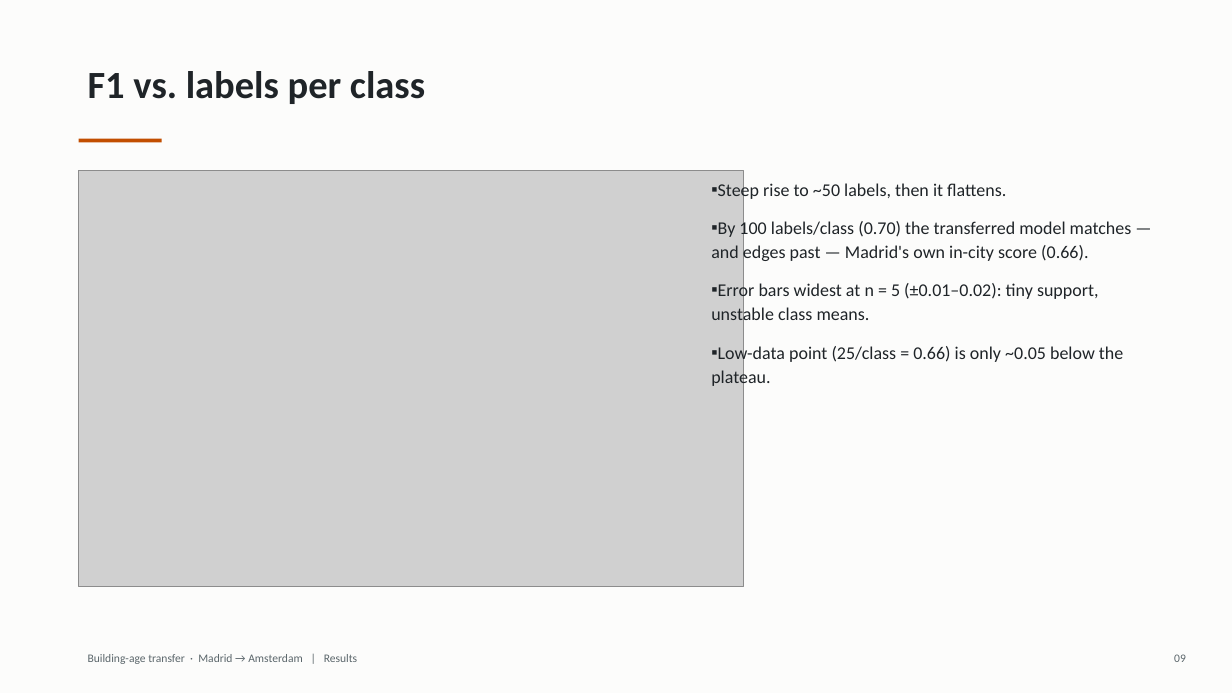
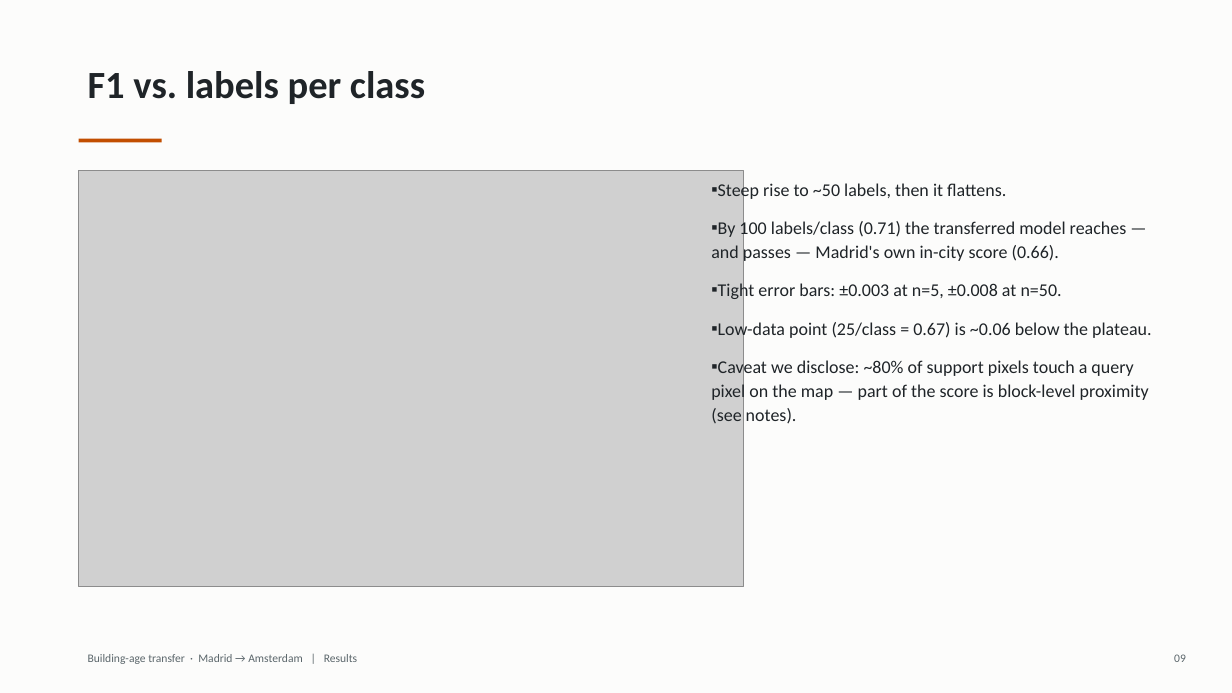
Before and after one commit to ubayd-hattas/Data_Science_Hackathon, a slide deck: slide 9 of deliverables/Building-Age-Transfer-final.pptx. Drawn at 1232x693 pixels with LibreOffice and Linux fonts; fonts in the diff are those of the drawing; grey boxes stand for pictures. Boxes give left, top, right and bottom in pixels: in the first picture for what was removed or moved away, otherwise in the second. Text is boxed around its words. In the diff, an @@ line names an element or a change of style, - is before the commit and + after.

```diff
--- a/deliverables/Building-Age-Transfer-final.pptx
+++ b/deliverables/Building-Age-Transfer-final.pptx
@@ text at [711, 219, 1151, 424]: text changed @@
-▪ By 100 labels/class (0.70) the transferred model matches — and edges past — Madrid's own in-city score (0.66).
-▪ Error bars widest at n = 5 (±0.01–0.02): tiny support, unstable class means.
-▪ Low-data point (25/class = 0.66) is only ~0.05 below the plateau.
+▪ By 100 labels/class (0.71) the transferred model reaches — and passes — Madrid's own in-city score (0.66).
+▪ Tight error bars: ±0.003 at n=5, ±0.008 at n=50.
+▪ Low-data point (25/class = 0.67) is ~0.06 below the plateau.
+▪ Caveat we disclose: ~80% of support pixels touch a query pixel on the map — part of the score is block-level proximity (see notes).
```
Also in this commit, not shown: 4 other slides changed, 6 other files.
